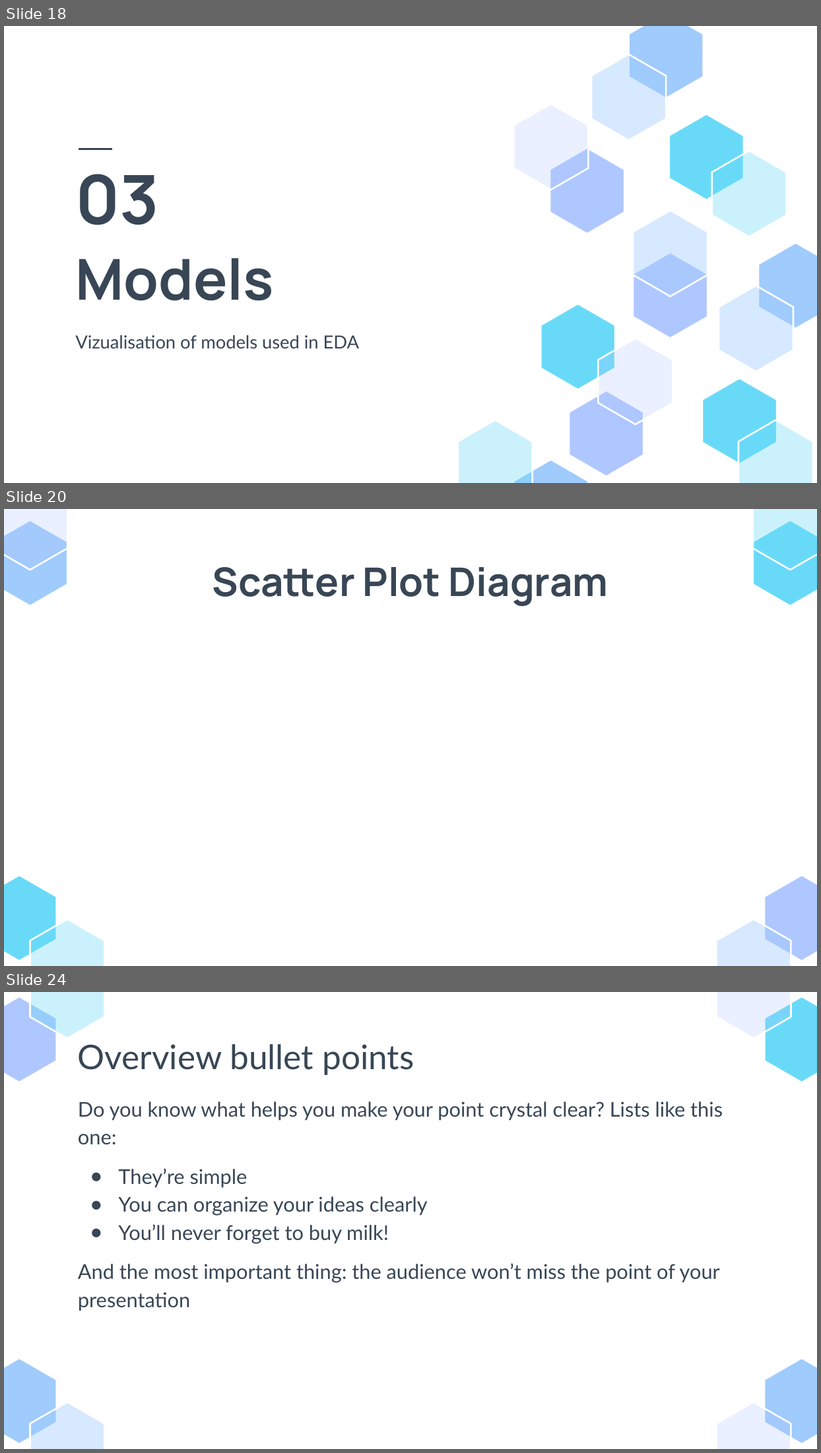
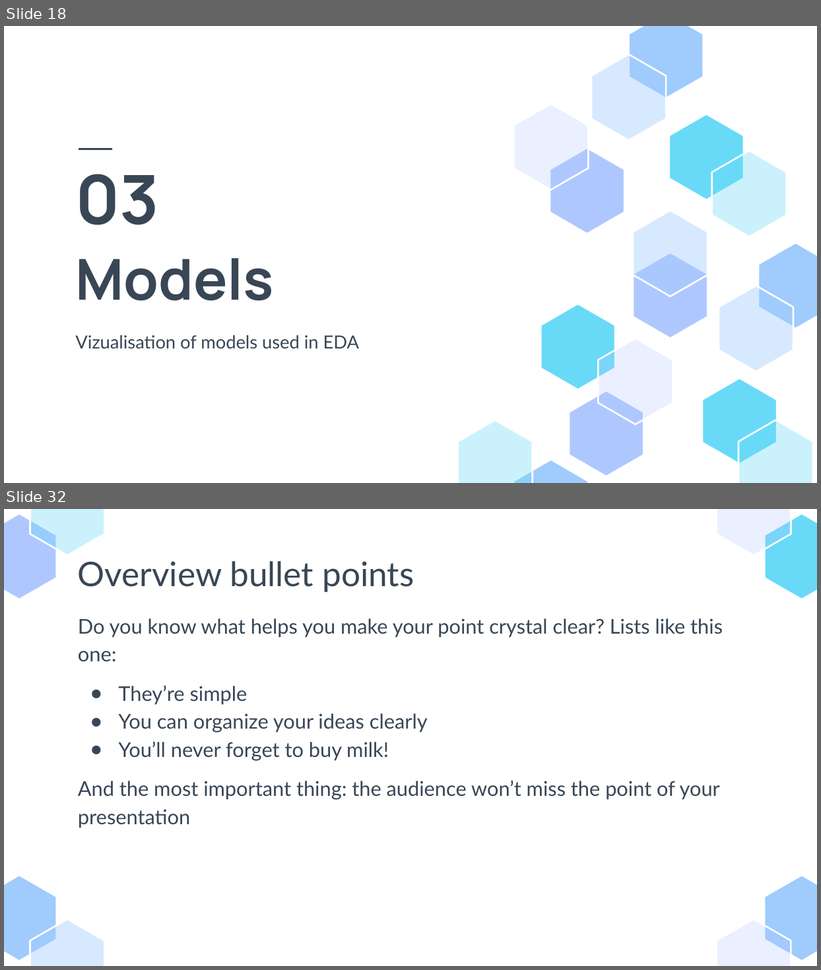
Before and after one commit to glenad/2403-ptds-regression, a slide deck: 2403_ PT_DS_Regression_Agri-food sector- Analysis.pptx. Shown one above the other, each under a label of ours: slides 18, 20 and 24 before the commit, slides 18 and 32 after it; the slides between them are not shown. The pictures are 821x1453 and 821x970 pixels, drawn with LibreOffice and Linux fonts; fonts in the diff are those of the drawing. Boxes give left, top, right and bottom in pixels: in the first picture for what was removed or moved away, otherwise in the second. Text is boxed around its words. In the diff, an @@ line names an element or a change of style, - is before the commit and + after.

```diff
--- a/2403_ PT_DS_Regression_Agri-food sector- Analysis.pptx
+++ b/2403_ PT_DS_Regression_Agri-food sector- Analysis.pptx
@@ slide 20 removed at box(4, 509, 817, 966), background #FFFFFF @@
@@ group removed at box(4, 509, 817, 966): 8 freeform shapes @@
@@ title removed at box(213, 567, 609, 607) @@
-Scatter Plot Diagram
@@ what was slide 24 is now slide 32 @@
```
Also in this commit, not shown: 4 slides changed, 11 slides added, 2 other slides removed, 1 other file.
